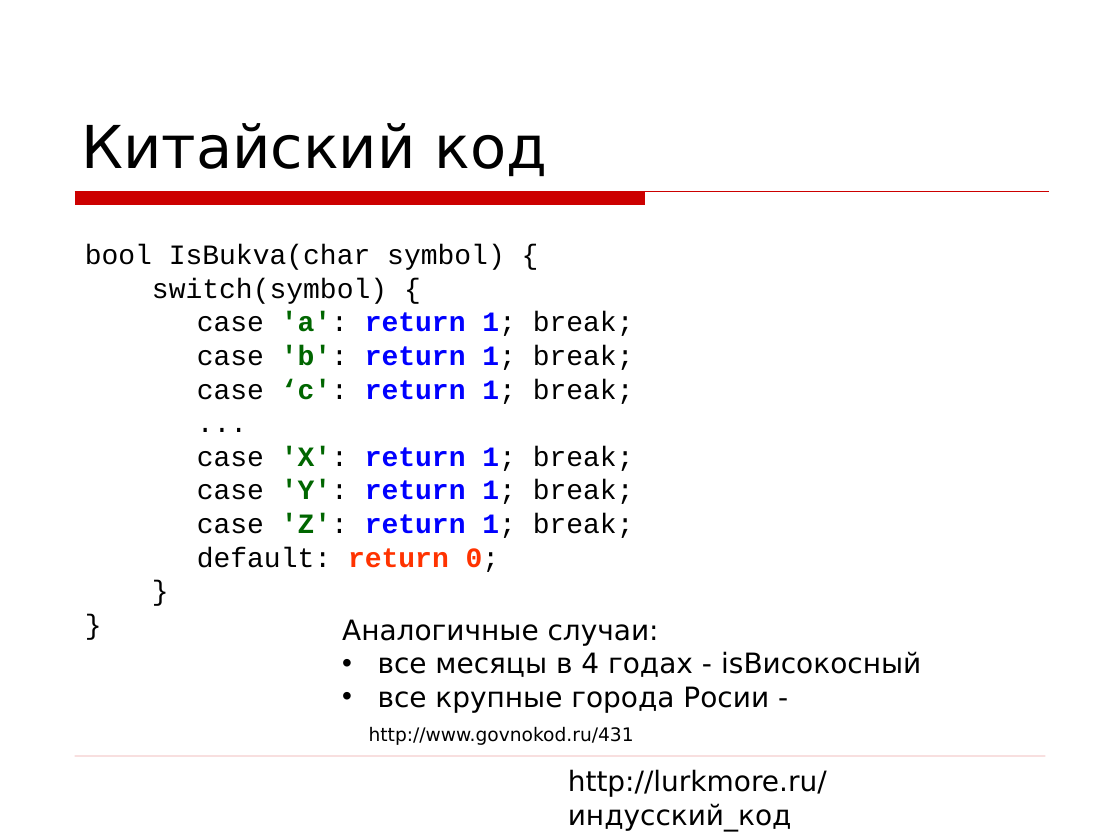
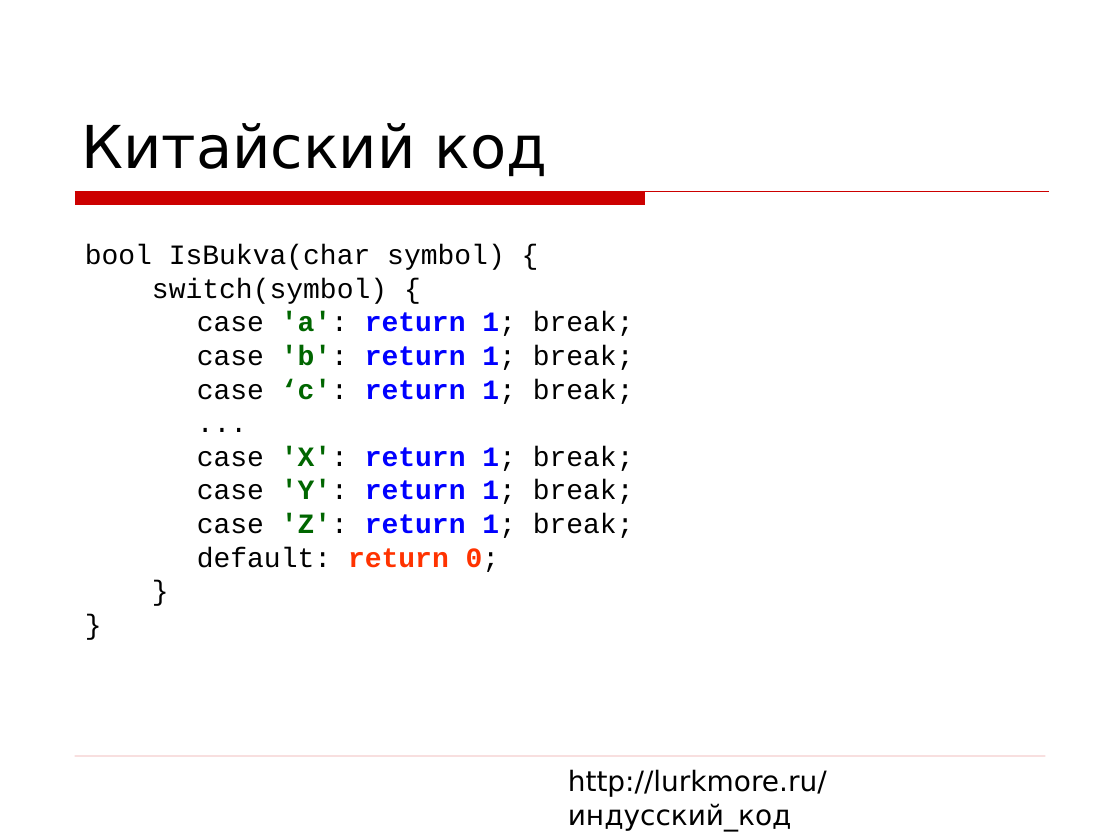
Before and after one commit to asolntsev/presentations, a slide deck: slide 8 of wtf-code/WTF_code.jug-lv.ru.ppt (slide 12 before the commit). Drawn at 1120x840 pixels with LibreOffice and Linux fonts; fonts in the diff are those of the drawing; background and template pictures are left out. Boxes give left, top, right and bottom in pixels: in the first picture for what was removed or moved away, otherwise in the second. Text is boxed around its words. In the diff, an @@ line names an element or a change of style, - is before the commit and + after.

```diff
--- a/wtf-code/WTF_code.jug-lv.ru.ppt
+++ b/wtf-code/WTF_code.jug-lv.ru.ppt
@@ text removed at <box>342,619,921,745</box> @@
-Аналогичные случаи:
-• все месяцы в 4 годах - isВисокосный
-• все крупные города Росии - http://www.govnokod.ru/431
```
Also in this commit, not shown: 10 other slides changed, 26 slides removed, 1 other file.
